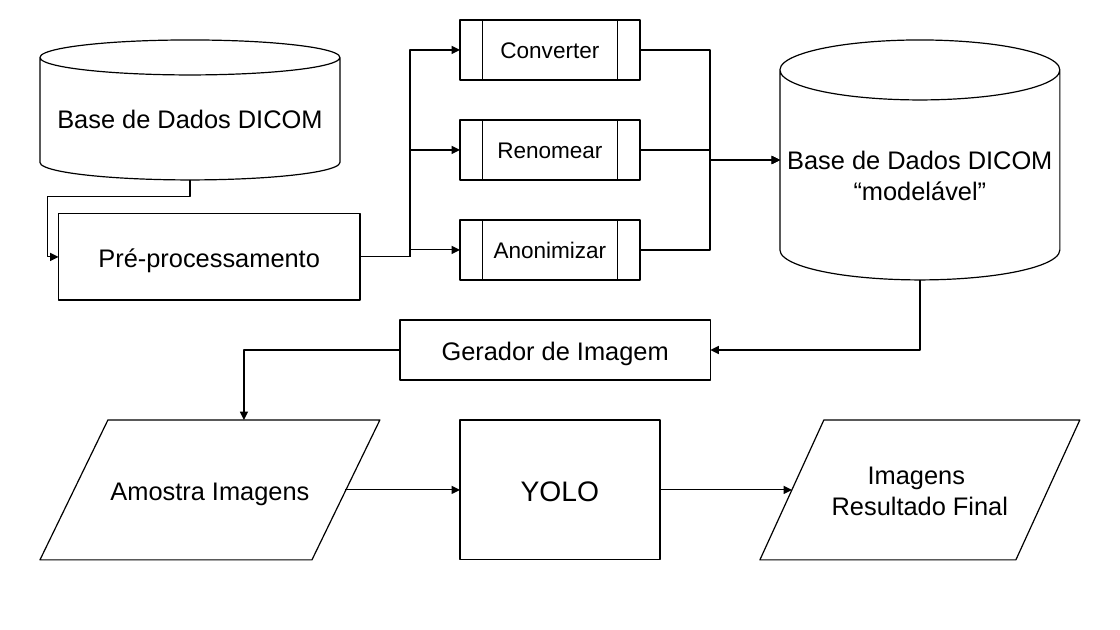
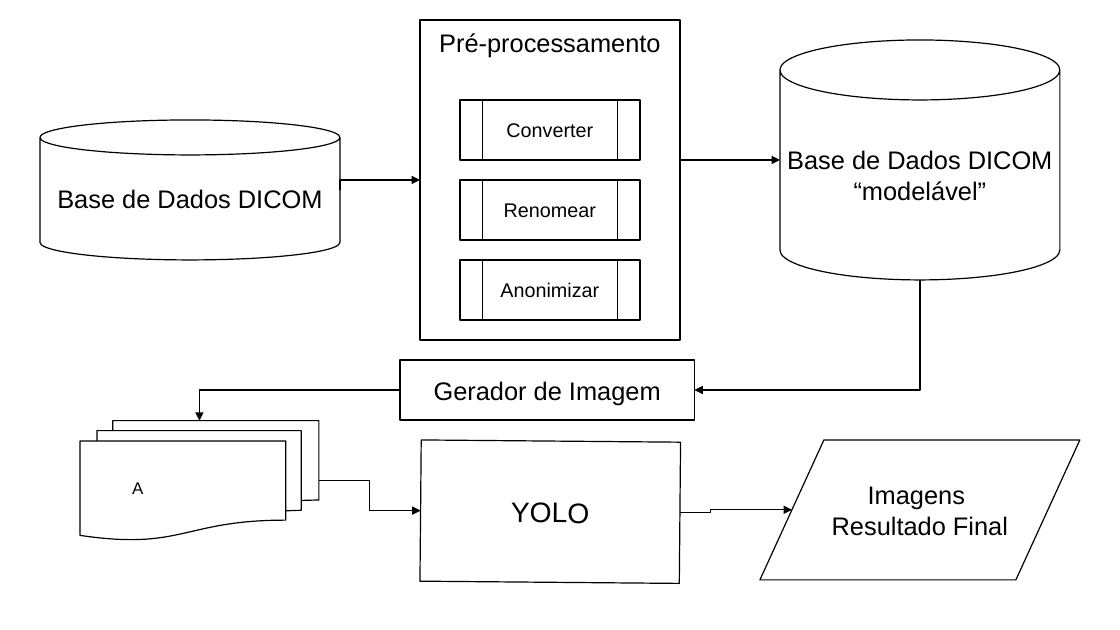
Before and after one commit to luizcast/DCM_TCC, a slide deck: slide 1 of slides.odp. Drawn at 1120x630 pixels with LibreOffice and Linux fonts; fonts in the diff are those of the drawing. Boxes give left, top, right and bottom in pixels: in the first picture for what was removed or moved away, otherwise in the second. Text is boxed around its words. In the diff, an @@ line names an element or a change of style, - is before the commit and + after.

```diff
--- a/slides.odp
+++ b/slides.odp
@@ rectangle "Pré-processamento": place and size @@
-rectangle "Pré-processamento" at [59, 213, 361, 300]
+rectangle "Pré-processamento" at [420, 20, 680, 340]
@@ elbow arrow removed from (360, 257) to (460, 50) @@
@@ elbow arrow removed from (640, 50) to (781, 161) @@
@@ size 16 to 14 pt in 3 elements at [460, 260, 640, 320], [460, 180, 640, 240], [460, 100, 640, 160] @@
@@ flow chart predefined process "Converter": place and size @@
-flow chart predefined process "Converter" at [460, 20, 640, 80]
+flow chart predefined process "Converter" at [460, 100, 640, 160]
@@ cylinder "Base de Dados DICOM": place and size @@
-cylinder "Base de Dados DICOM" at [40, 40, 339, 180]
+cylinder "Base de Dados DICOM" at [40, 120, 339, 260]
@@ elbow arrow removed from (640, 250) to (781, 160) @@
@@ elbow arrow moved from (640, 150) - (781, 161) to (680, 180) - (781, 160) @@
@@ elbow arrow removed from (190, 180) to (59, 257) @@
@@ elbow arrow moved from (360, 257) - (460, 150) to (340, 190) - (420, 180) @@
@@ flow chart predefined process "Renomear": place and size @@
-flow chart predefined process "Renomear" at [460, 120, 640, 180]
+flow chart predefined process "Renomear" at [460, 180, 640, 240]
@@ elbow arrow removed from (360, 257) to (460, 250) @@
@@ flow chart predefined process "Anonimizar": place and size @@
-flow chart predefined process "Anonimizar" at [460, 221, 640, 281]
+flow chart predefined process "Anonimizar" at [460, 260, 640, 320]
@@ elbow arrow moved from (921, 281) - (710, 351) to (921, 281) - (694, 390) @@
@@ rectangle "Gerador de Imagem": place and size @@
-rectangle "Gerador de Imagem" at [400, 320, 711, 380]
+rectangle "Gerador de Imagem" at [400, 360, 695, 420]
@@ elbow arrow moved from (400, 350) - (244, 420) to (400, 390) - (199, 421) @@
@@ flow chart input output removed at [40, 420, 380, 560] @@
-Amostra Imagens
@@ flow chart multidocument added at [80, 421, 319, 540], fill #FFFFFF, outline #000000 0.85 pt, 12 pt, text #000000 @@
+A
@@ rectangle "YOLO": place and size @@
-rectangle "YOLO" at [460, 420, 661, 560]
+rectangle "YOLO" at [420, 440, 681, 583]
@@ flow chart input output "Imagens": place and size @@
-flow chart input output "Imagens" at [760, 420, 1080, 560]
+flow chart input output "Imagens" at [760, 440, 1080, 580]
@@ elbow arrow moved from (346, 490) - (460, 490) to (319, 481) - (421, 511) @@
@@ elbow arrow moved from (661, 490) - (793, 490) to (680, 513) - (793, 510) @@
```
Also in this commit, not shown: 1 other slide changed, 20 other files.
